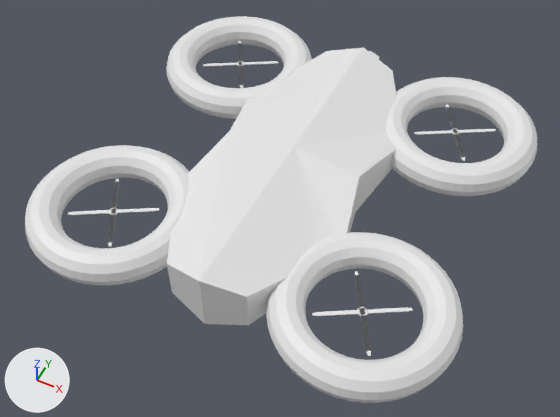
Renders of the Blender file Assets/Models/drone.blend from each side of a commit.
Camera for both pictures: a 50 mm camera at (2.56, -5.42, 6.09) aimed at (0.01, -0.33, -0.28). Arrows for +X, +Y and +Z are at lower left; the lights stay in place. The first picture is the older version.

The scene before the commit, as lines of its bpy script (objects in view):
```python
ob_drone = bpy.data.objects.new('Drone', me_torus)
ob_drone.location = (0.0, 0.01, 0.0)
ob_mainprop = bpy.data.objects.new('MainProp', me_circle_001)
ob_mainprop.location = (-1.402, 1.386, 0.022)
ob_mainprop.rotation_euler = (0.0, 0.0, 0.524)  # degrees (0, 0, 30)
ob_mainprop_001 = bpy.data.objects.new('MainProp.001', me_circle_005)
ob_mainprop_001.location = (1.402, 1.386, 0.022)
ob_mainprop_001.rotation_euler = (0.0, 0.0, 0.524)  # degrees (0, 0, 30)
ob_mainprop_001.scale = (-1.0, 1.0, 1.0)
ob_mainprop_002 = bpy.data.objects.new('MainProp.002', me_circle_006)
ob_mainprop_002.location = (1.402, -1.386, 0.022)
ob_mainprop_002.rotation_euler = (0.0, 0.0, 0.524)  # degrees (0, 0, 30)
ob_mainprop_002.scale = (-1.0, -1.0, 1.0)
ob_mainprop_003 = bpy.data.objects.new('MainProp.003', me_circle_007)
ob_mainprop_003.location = (-1.402, -1.386, 0.022)
ob_mainprop_003.rotation_euler = (0.0, 0.0, 0.524)  # degrees (0, 0, 30)
ob_mainprop_003.scale = (1.0, -1.0, 1.0)
```
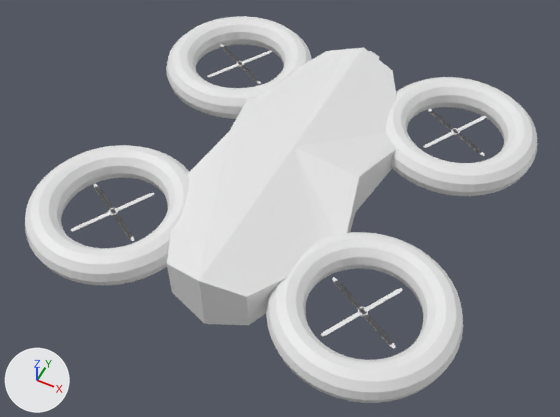
Changed parts and their boxes (x1, y1, x2, y2) in the pictures (560 x 417 px):
'MainProp.002', turned
    before: (312, 271, 413, 356)
    after: (321, 277, 402, 349)
'MainProp.003', turned
    before: (68, 179, 159, 247)
    after: (71, 184, 154, 241)
'MainProp.001', turned
    before: (414, 105, 496, 161)
    after: (423, 109, 486, 156)
'MainProp', turned
    before: (203, 41, 278, 88)
    after: (207, 45, 272, 84)

What changed in the scene script:
```text
Change ob_mainprop_003:
    ob_mainprop_003.rotation_euler: (0.0, 0.0, 0.524) -> (0.0, 0.0, 41.89)  # degrees (0, 0, 30) -> degrees (0, 0, 240)
Change ob_mainprop_002:
    ob_mainprop_002.rotation_euler: (0.0, 0.0, 0.524) -> (0.0, 0.0, 41.89)  # degrees (0, 0, 30) -> degrees (0, 0, 240)
Change ob_mainprop_001:
    ob_mainprop_001.rotation_euler: (0.0, 0.0, 0.524) -> (0.0, 0.0, 41.89)  # degrees (0, 0, 30) -> degrees (0, 0, 240)
Change ob_mainprop:
    ob_mainprop.rotation_euler: (0.0, 0.0, 0.524) -> (0.0, 0.0, 41.89)  # degrees (0, 0, 30) -> degrees (0, 0, 240)
```
